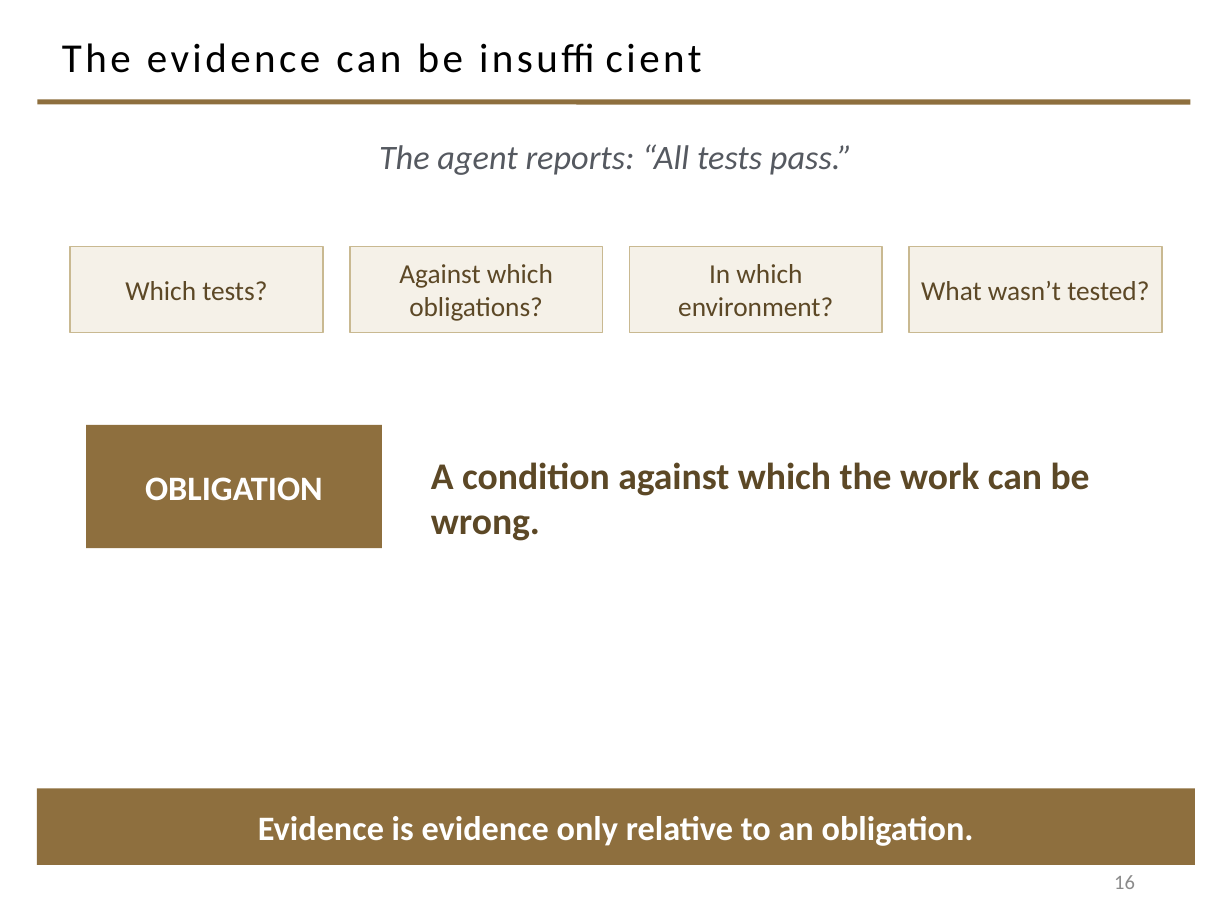
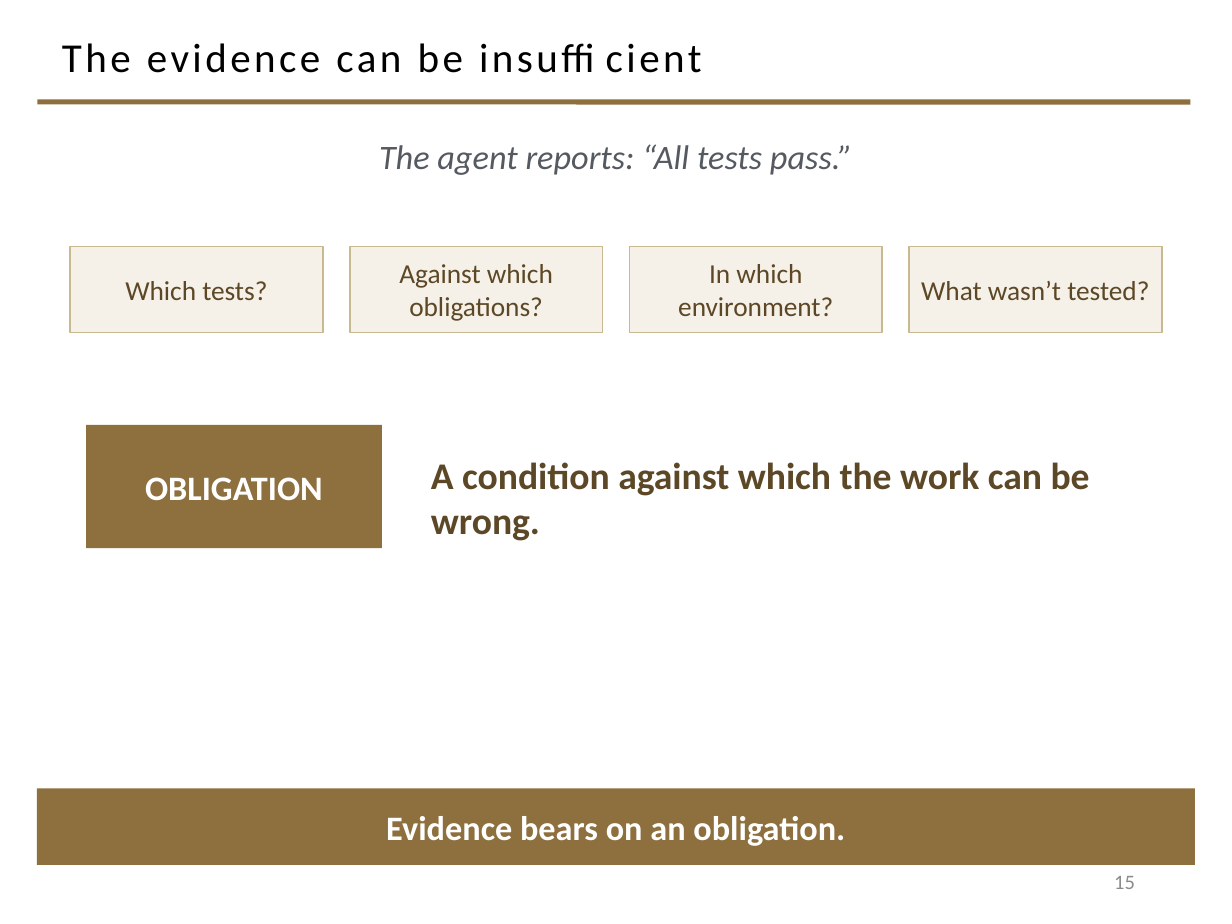
Before and after one commit to davisjam/model-based-agentic-software-engineering, a slide deck: slide 15 of course/lectures/act-2-delegation-and-control/03-alignment/2-3-Alignment.pptx (slide 16 before the commit). Drawn at 1232x924 pixels with LibreOffice and Linux fonts; fonts in the diff are those of the drawing; background and template pictures are left out. Boxes give left, top, right and bottom in pixels: in the first picture for what was removed or moved away, otherwise in the second. Text is boxed around its words. In the diff, an @@ line names an element or a change of style, - is before the commit and + after.

Commit message:
deck 2-3 prune B: cut the scaffolding slide and four restatements
Delete 'A process gives us something to reason about' (divider now goes
straight into the four failure modes). 'Evidence is evidence only
relative to an obligation' becomes 'Evidence bears on an obligation.'
Drop the over-caption on 'Prevent or detect?', the 'Some actions are
permitted...' line (gate footer says it), and the 'added step is
consequence' footer (the diagram says CONSEQUENCE).

```diff
--- a/course/lectures/act-2-delegation-and-control/03-alignment/2-3-Alignment.pptx
+++ b/course/lectures/act-2-delegation-and-control/03-alignment/2-3-Alignment.pptx
@@ text in rectangle at box(386, 816, 845, 846): text changed @@
-Evidence is evidence only relative to an obligation.
+Evidence bears on an obligation.
@@ page number at box(1114, 876, 1135, 889): text changed @@
-16
+15
```
Also in this commit, not shown: 3 other slides changed, 1 slide removed.
